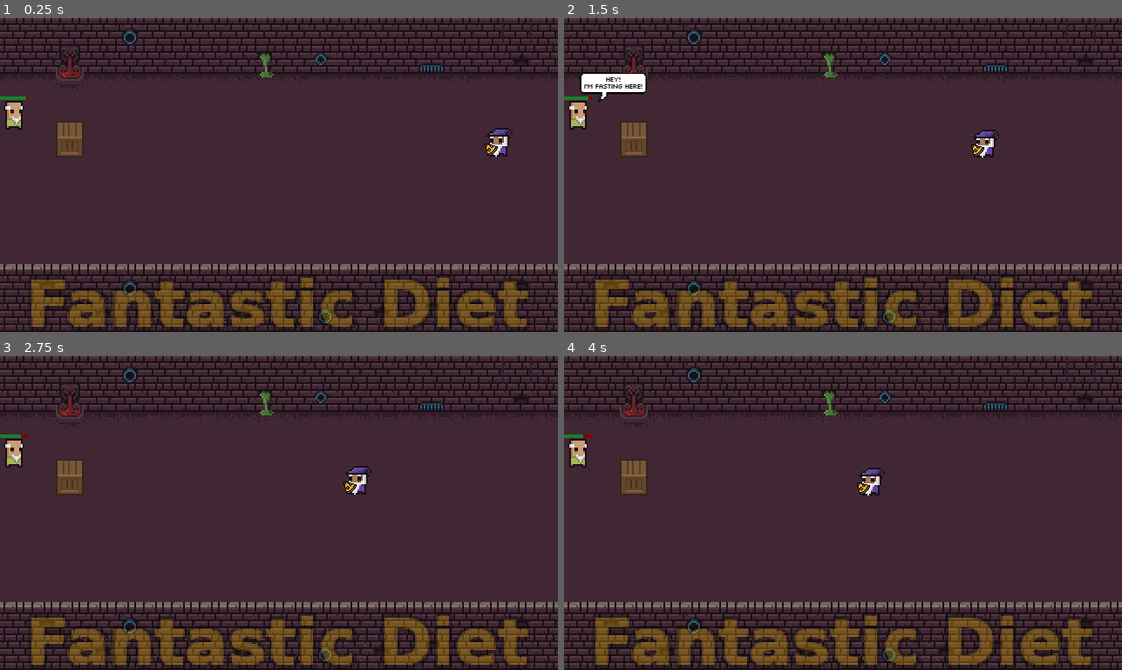
Above: before the commit, frames 1-4 (two rows, left to right).
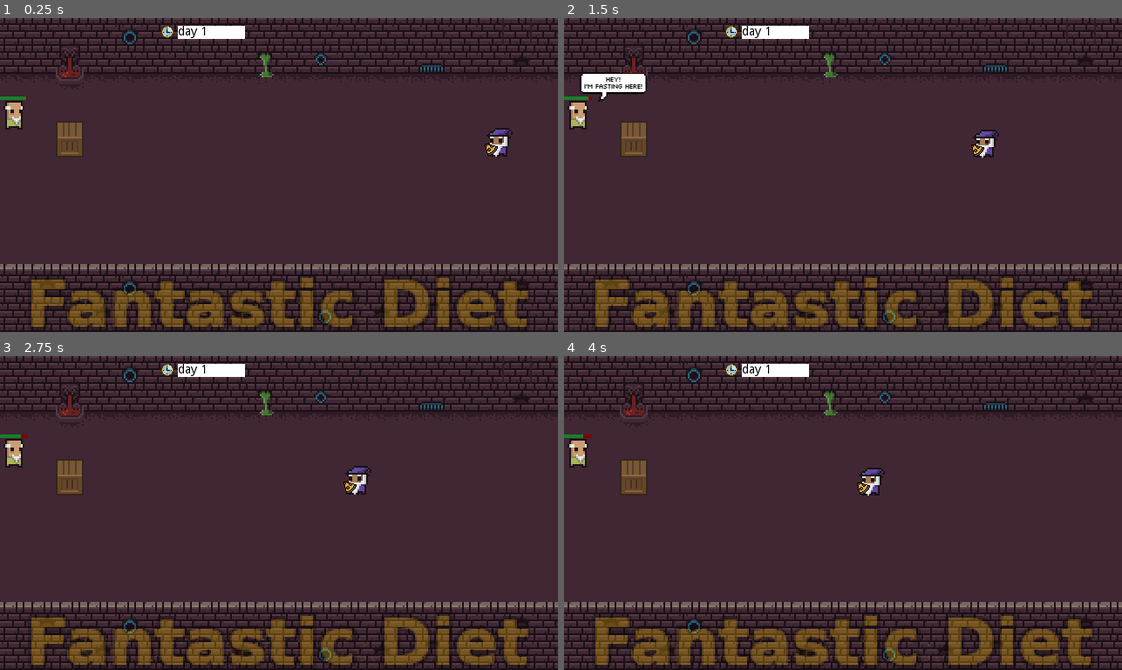
Above: after the commit, the same moments.

Repository: fantastic-jam/fantastic-diet
Game: Godot game, scene res://World.tscn
The game is run twice, just before and just after one commit, with the same random seed, the same clock (stepped at 60 frames per second) and the same inputs.
Inputs (mouse positions are in pixels of both pictures, inside the frame that each line leads up to):
- Up to frame 1 (0.25 s): no input
- Up to frame 2 (1.5 s): move the mouse to (965, 159) at 0.52 s; click (965, 159) at 0.6 s; move the mouse to (731, 190) at 1.27 s; tap Space (shout_0) at 1.35 s
- Up to frame 3 (2.75 s): move the mouse to (334, 443) at 2.02 s; click (334, 443) at 2.1 s
- Up to frame 4 (4 s): move the mouse to (815, 575) at 2.77 s; tap Space (shout_0) at 2.85 s; move the mouse to (1010, 560) at 3.52 s; click (1010, 560) at 3.6 s

The runs differ from the first frame. In frame 1, 0.6% of the frame differs, in the area x 28-44%, y 2-7%; in frame 2, 0.6%; in frame 3, 0.6%; in frame 4, 0.6%.

Commit message:
add timer to world

Diff:
--- a/World.tscn
+++ b/World.tscn
@@ -11,6 +11,8 @@
 [ext_resource path="res://assets/bubbles/grunt-buble.png" type="Texture" id=9]
 [ext_resource path="res://assets/sprites/game-over.png" type="Texture" id=10]
 [ext_resource path="res://assets/sprites/title.png" type="Texture" id=11]
+[ext_resource path="res://assets/sprites/time.png" type="Texture" id=12]
+[ext_resource path="res://src/timer/Timer.gd" type="Script" id=13]
 
 [sub_resource type="RectangleShape2D" id=1]
 extents = Vector2( 4, 4 )
@@ -96,6 +98,9 @@
 "values": [ Vector2( 0, 0 ), Vector2( 0, -1 ), Vector2( 0, 0 ) ]
 }
 
+[sub_resource type="StyleBoxFlat" id=7]
+bg_color = Color( 1, 1, 1, 1 )
+
 [node name="Root" type="Node2D"]
 script = ExtResource( 6 )
 
@@ -231,4 +236,27 @@
 scale = Vector2( 0.361111, 0.361111 )
 z_index = 4096
 texture = ExtResource( 11 )
+
+[node name="Time" type="Node2D" parent="."]
+position = Vector2( 192, 16 )
+script = ExtResource( 13 )
+
+[node name="Sprite" type="Sprite" parent="Time"]
+texture = ExtResource( 12 )
+
+[node name="RichTextLabel" type="RichTextLabel" parent="Time"]
+margin_left = 12.0
+margin_top = -7.0
+margin_right = 89.0
+margin_bottom = 8.0
+custom_styles/normal = SubResource( 7 )
+custom_colors/default_color = Color( 0, 0, 0, 1 )
+text = "day 1"
+__meta__ = {
+"_edit_use_anchors_": false
+}
+
+[node name="Timer" type="Timer" parent="Time"]
+autostart = true
 [connection signal="body_entered" from="Bruno/ShoutArea" to="Bruno" method="_on_ShoutArea_body_entered"]
+[connection signal="timeout" from="Time/Timer" to="Time" method="_on_Timer_timeout"]
--- /dev/null
+++ b/src/timer/Timer.gd
@@ -0,0 +1,6 @@
+extends Node
+
+onready var _label = get_node("RichTextLabel")
+
+func _on_Timer_timeout() -> void:
+	_label.text = "day %d" % (1 + floor(OS.get_ticks_msec() / 10000))
Not shown: 1 places in World.tscn that only renumber resources
Binary file added: assets/sprites/time.png
Not shown, added: assets/sprites/time.png.import
